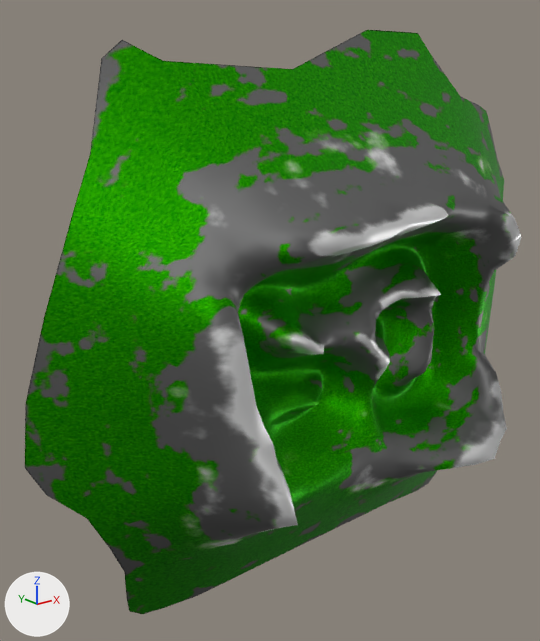
Before and after pictures for a commit that changed the COLLADA model maps/mtgrassice/scene.dae.
One viewpoint serves both versions: a 50 mm camera at (-4.65, -4.64, 2.26) aimed at (-0.67, 0.33, 0.27). Lighting does not change. The marker at lower left points along +X, +Y and +Z. Where no turn or scale is listed for an object, it has been applied to the vertices.

Objects in the first picture: 'mountain'.
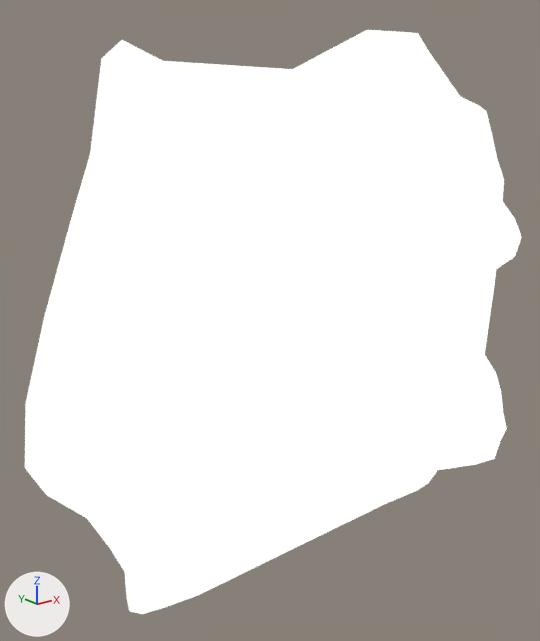
Edits to the bpy script that builds the scene:
```text
Change mat_mat_mountain:
    mat_mat_mountain.metallic: 1.0 -> 0.0
    add mat_mat_mountain.emission_strength = 1.0
```

Location of each change, (x1, y1, x2, y2) in pixels of the pictures (540 x 641 px):
'mountain', surface changed
    both: (25, 30, 522, 614)
